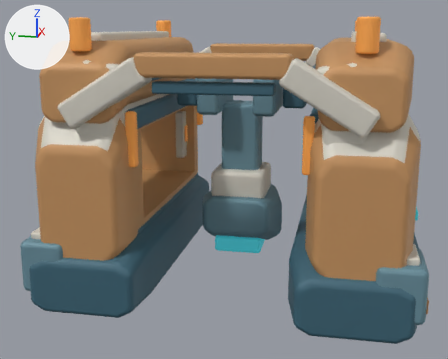
An edit to the Blender file space-battleship/art_sources/planet_facilities_v5/equipment.blend, drawn before and after from the same camera.
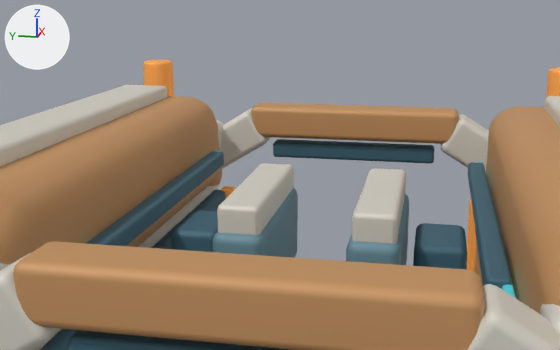
There are two pictures of each version: one whole from a 50 mm camera at (-4.55, -0.77, 1.69) aimed at (-0.08, 0.12, 0.58), one close up from a 50 mm camera at (-2.41, -0.35, 2.08) aimed at (0.91, 0.31, 1.25). Lighting does not change. The marker at upper left points along +X, +Y and +Z. The last two pictures show the newer version.

Objects in the first close-up: 'Carriage ivory track armor', 'Carriage ivory track armor.001', 'End portal ivory shoulder left', 'Head rail ivory edge.001', 'Inner head rail dark guide', 'Inner head rail dark guide.001', 'Moving dark carriage track.001', 'Open bay orange head rail', 'Open bay orange head rail.001', 'Portal crown edge', 'Portal crown edge.001', 'Portal soffit.001' and 19 more.
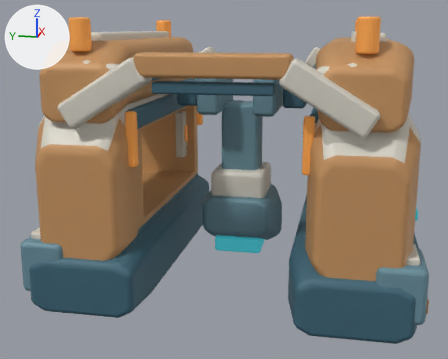
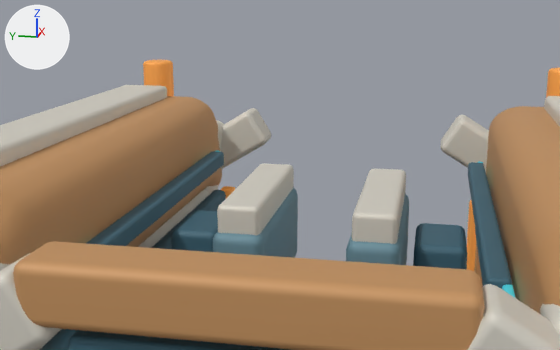
The change in detail:
Object 'Portal crown edge.001' (ob_portal_crown_edge_001) is deleted.
Object 'Portal soffit.001' (ob_portal_soffit_001) is deleted.

What differs and where, as boxes (x1, y1, x2, y2) in the close-ups (560 x 350 px):
'Portal crown edge.001', deleted (orange)
    before: (251, 102, 459, 144)
'Portal soffit.001', deleted (dark cyan)
    before: (273, 139, 434, 164)
